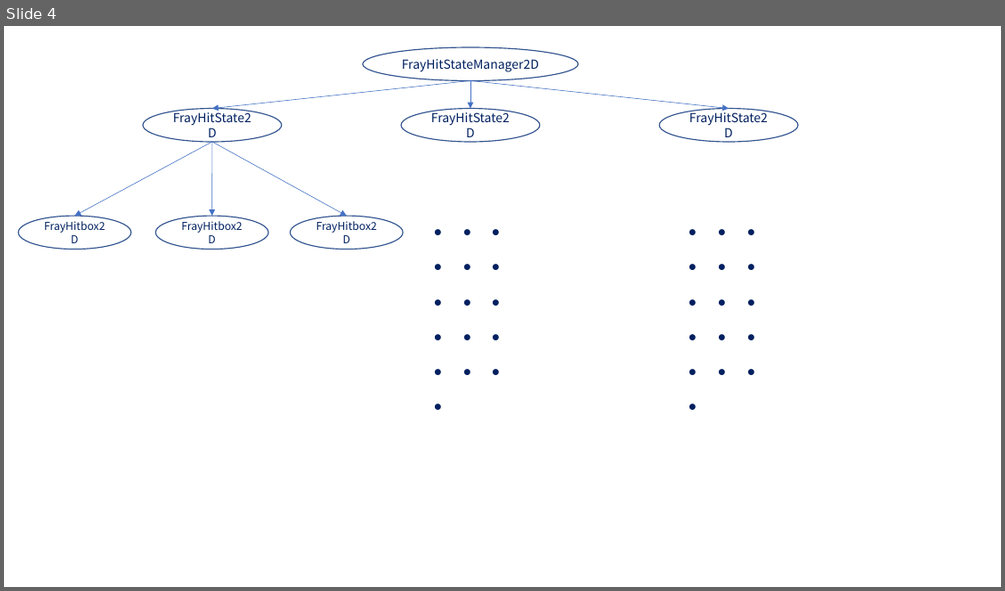
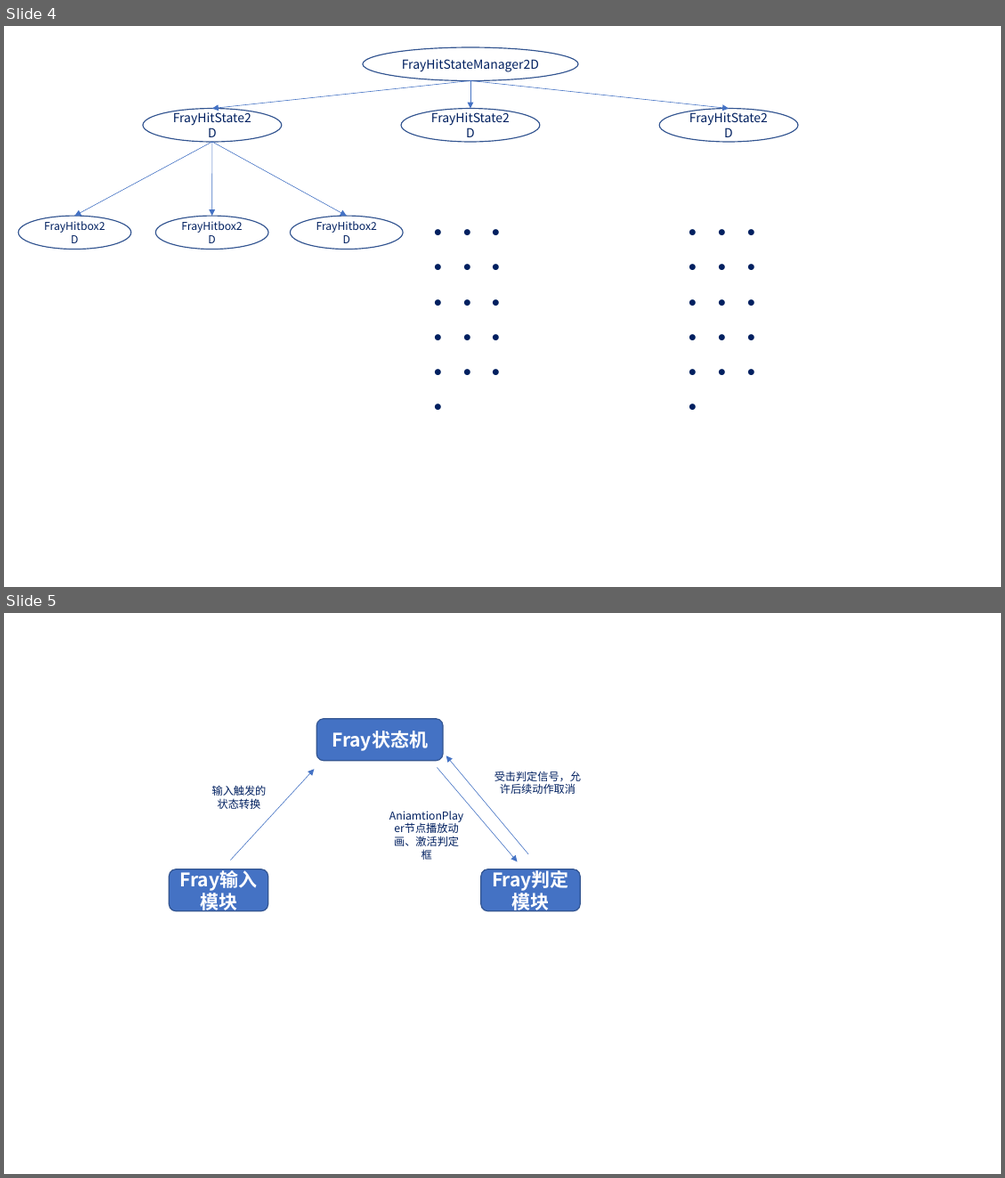
Before and after one commit to Forgeey/the-oc-fighting, a slide deck: doc/例图.pptx. Shown one above the other, each under a label of ours: slide 4 before the commit, slides 4 and 5 after it. The pictures are 1005x591 and 1005x1178 pixels, drawn with LibreOffice and Linux fonts; fonts in the diff are those of the drawing. Boxes give left, top, right and bottom in pixels: in the first picture for what was removed or moved away, otherwise in the second. Text is boxed around its words. In the diff, an @@ line names an element or a change of style, - is before the commit and + after.

Commit message:
取消实现
大致实现了招式取消的功能。
使用变量，检查攻击确认以及攻击动画有效帧是否结束，从而允许攻击取消。
由于中击二段动画素材未完成，暂时用轻击和中击一段实现取消。
重新利用信号检查相关判定框是否为自身判定框，从而重新赋予攻击方的相关操作。

```diff
--- a/doc/例图.pptx
+++ b/doc/例图.pptx
@@ slide 5 added at <box>4,613,1001,1174</box>, background #FFFFFF @@
@@ rounded rectangle added at <box>316,718,443,761</box>, fill #4472C4, outline #325491 1 pt, 18 pt, text #FFFFFF, bold @@
+Fray状态机
@@ arrow added from (231, 860) to (315, 770), #4472C4 0.5 pt @@
@@ arrow added from (437, 768) to (517, 862), #4472C4 0.5 pt @@
@@ arrow added from (528, 854) to (446, 755), #4472C4 0.5 pt @@
@@ text added at <box>494,771,581,794</box>, 10.5 pt, text #002060 @@
+受击判定信号，允许后续动作取消
@@ text added at <box>212,785,267,809</box>, 10.5 pt, text #002060 @@
+输入触发的状态转换
@@ text added at <box>394,835,459,860</box>, 10.5 pt, text #002060 @@
+AniamtionPlayer节点播放动画、激活判定框
@@ rounded rectangle added at <box>170,869,268,911</box>, fill #4472C4, outline #325491 1 pt, 18 pt, text #FFFFFF, bold @@
+Fray输入模块
@@ rounded rectangle added at <box>481,869,581,911</box>, fill #4472C4, outline #325491 1 pt, 18 pt, text #FFFFFF, bold @@
+Fray判定模块
```
Also in this commit, not shown: 13 other files.
